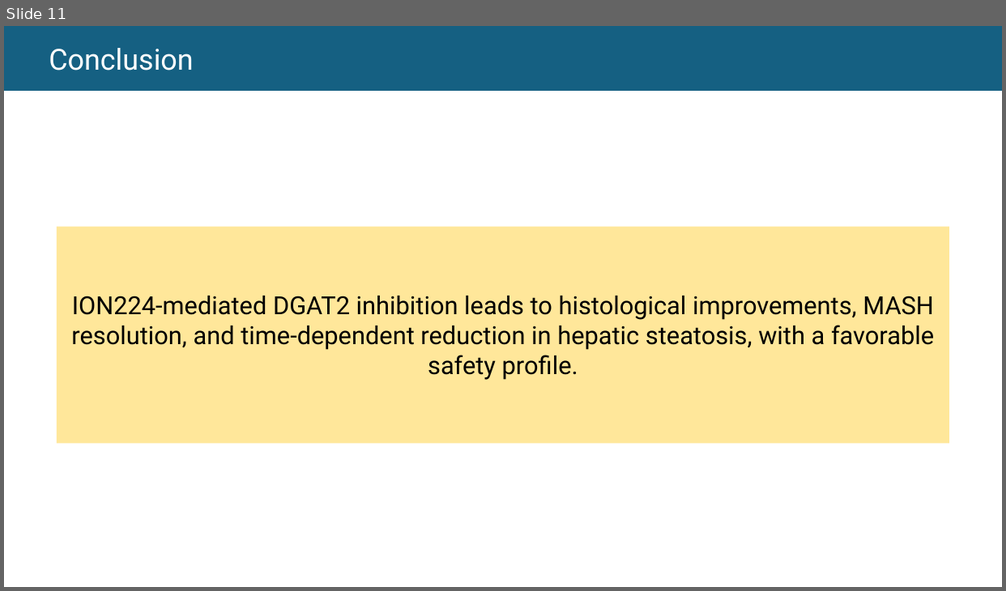
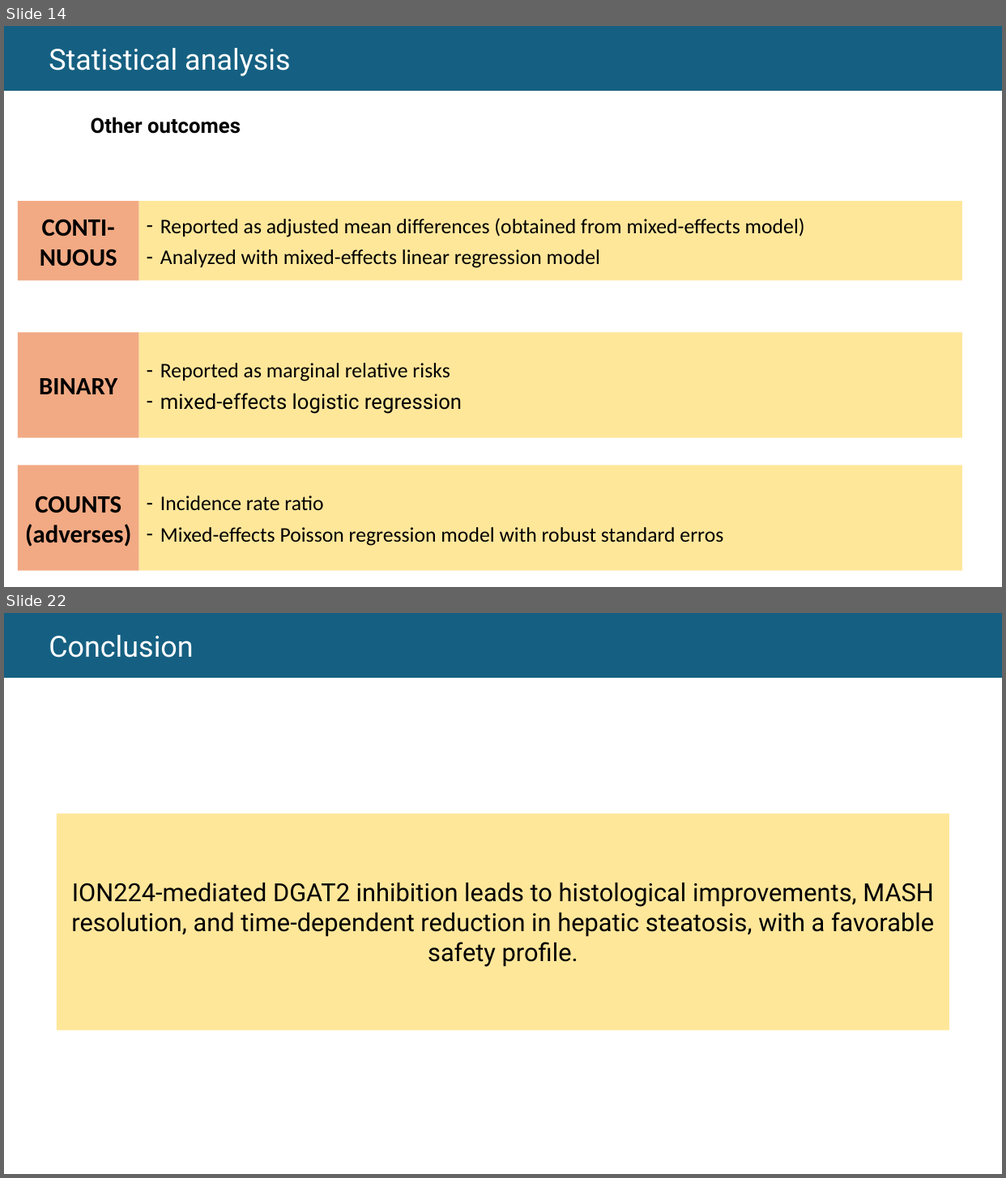
Before and after one commit to thomashusson29/M2biostatistiques, a slide deck: S1/devoirEO/Oral M2.pptx. Shown one above the other, each under a label of ours: slide 11 before the commit, slides 14 and 22 after it; the slides between them are not shown. The pictures are 1006x591 and 1006x1178 pixels, drawn with LibreOffice and Linux fonts; fonts in the diff are those of the drawing. Boxes give left, top, right and bottom in pixels: in the first picture for what was removed or moved away, otherwise in the second. Text is boxed around its words. In the diff, an @@ line names an element or a change of style, - is before the commit and + after.

```diff
--- a/S1/devoirEO/Oral M2.pptx
+++ b/S1/devoirEO/Oral M2.pptx
@@ slide 14 added at (x1=4, y1=26, x2=1002, y2=587), background #FFFFFF @@
@@ rectangle added at (x1=4, y1=26, x2=1002, y2=90), fill #156082, 28 pt, text #FFFFFF @@
+  Statistical analysis
@@ text added at (x1=91, y1=117, x2=241, y2=134), 20 pt, text #000000, bold @@
+Other outcomes
@@ rectangle added at (x1=18, y1=201, x2=138, y2=280), fill #F2AA84, 24 pt, text #000000, bold @@
+CONTI-NUOUS
@@ rectangle added at (x1=138, y1=201, x2=962, y2=280), fill #FFE79A, 20 pt, text #000000 @@
+– Reported as adjusted mean differences (obtained from mixed-effects model)
+– Analyzed with mixed-effects linear regression model
@@ rectangle added at (x1=18, y1=333, x2=138, y2=438), fill #F2AA84, 24 pt, text #000000, bold @@
+BINARY
@@ rectangle added at (x1=138, y1=333, x2=962, y2=438), fill #FFE79A, 20 pt, text #000000 @@
+– Reported as marginal relative risks
+– mixed-effects logistic regression
@@ rectangle added at (x1=18, y1=466, x2=138, y2=571), fill #F2AA84, 24 pt, text #000000, bold @@
+COUNTS
+(adverses)
@@ rectangle added at (x1=138, y1=466, x2=962, y2=571), fill #FFE79A, 20 pt, text #000000 @@
+– Incidence rate ratio
+– Mixed-effects Poisson regression model with robust standard erros
@@ what was slide 11 is now slide 22 @@
```
Also in this commit, not shown: 3 slides changed, 17 other slides added, 7 slides removed, 31 other files.
